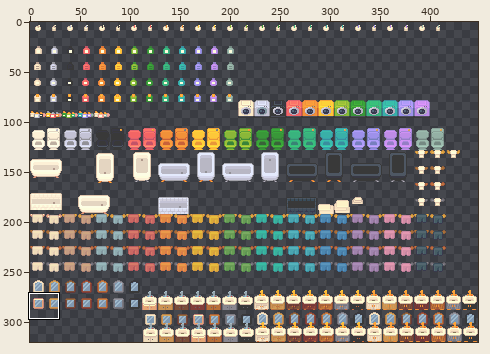
Two versions of one sprite sheet, assets/images/Interior/furniture/bathroom.png. Above: a wide view before the commit, with the close-up outlined.
Close-up. The starting point:
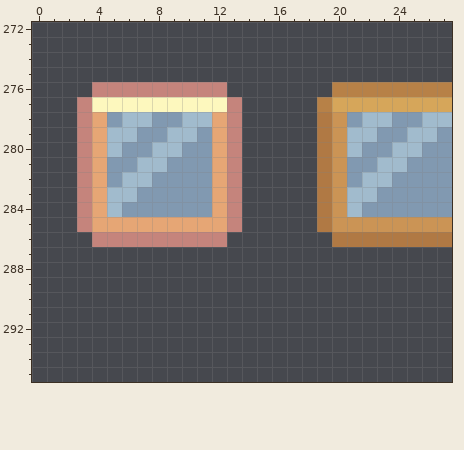
The file is 448x320 pixels. Pixels under 10% opacity are left out. Colours within 5 levels of each other are drawn and written as one. Shown: x 0..27, y 272..295. The commit also changed other parts of the picture, which this record leaves out.
And afterwards:
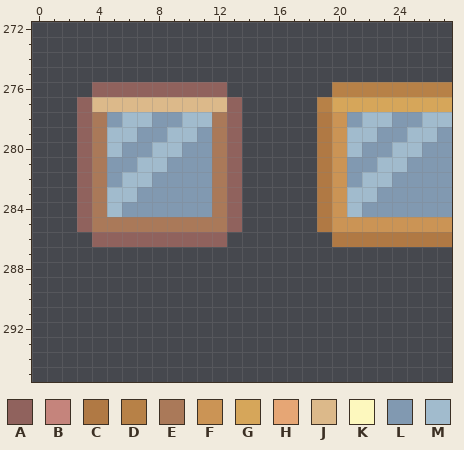
Palette (. is transparent): A #90625d  B #c5847c  C #b07944  D #b78147  E #aa7959  F #cb9455  G #d6a65a  H #e6a675  J #dcb98a  K #fdf8be  L #8199b1  M #a1bbcd
Diff:
@@ x 1..15 @@
 275 ...............
-276 ...BBBBBBBBB...
-277 ..BKKKKKKKKKB..
-278 ..BHLMMLLMMHB..
-279 ..BHMMLLMMLHB..
-280 ..BHMLLMMLLHB..
-281 ..BHLLMMLLLHB..
-282 ..BHLMMLLLLHB..
-283 ..BHMMLLLLLHB..
-284 ..BHMLLLLLLHB..
-285 ..BHHHHHHHHHB..
-286 ...BBBBBBBBB...
+276 ...AAAAAAAAA...
+277 ..AJJJJJJJJJA..
+278 ..AELMMLLMMEA..
+279 ..AEMMLLMMLEA..
+280 ..AEMLLMMLLEA..
+281 ..AELLMMLLLEA..
+282 ..AELMMLLLLEA..
+283 ..AEMMLLLLLEA..
+284 ..AEMLLLLLLEA..
+285 ..AEEEEEEEEEA..
+286 ...AAAAAAAAA...
 287 ...............
Where, in picture pixels (left, top, right, bottom), the same in both close-ups:
changed: (77, 82, 242, 247)
